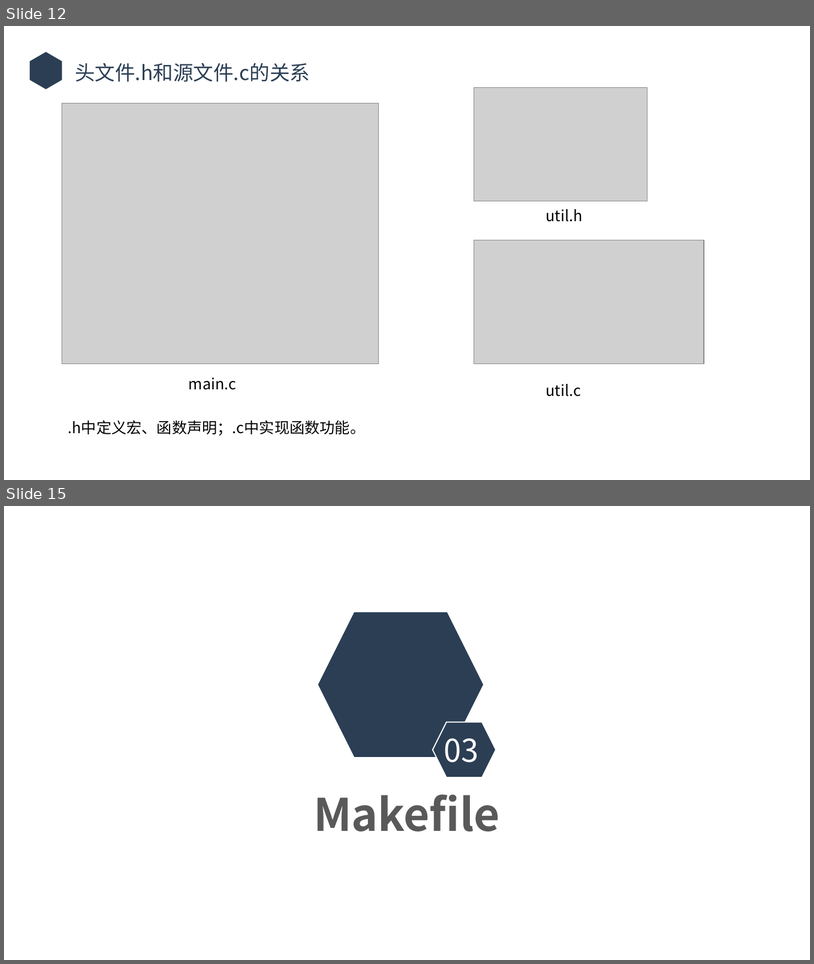
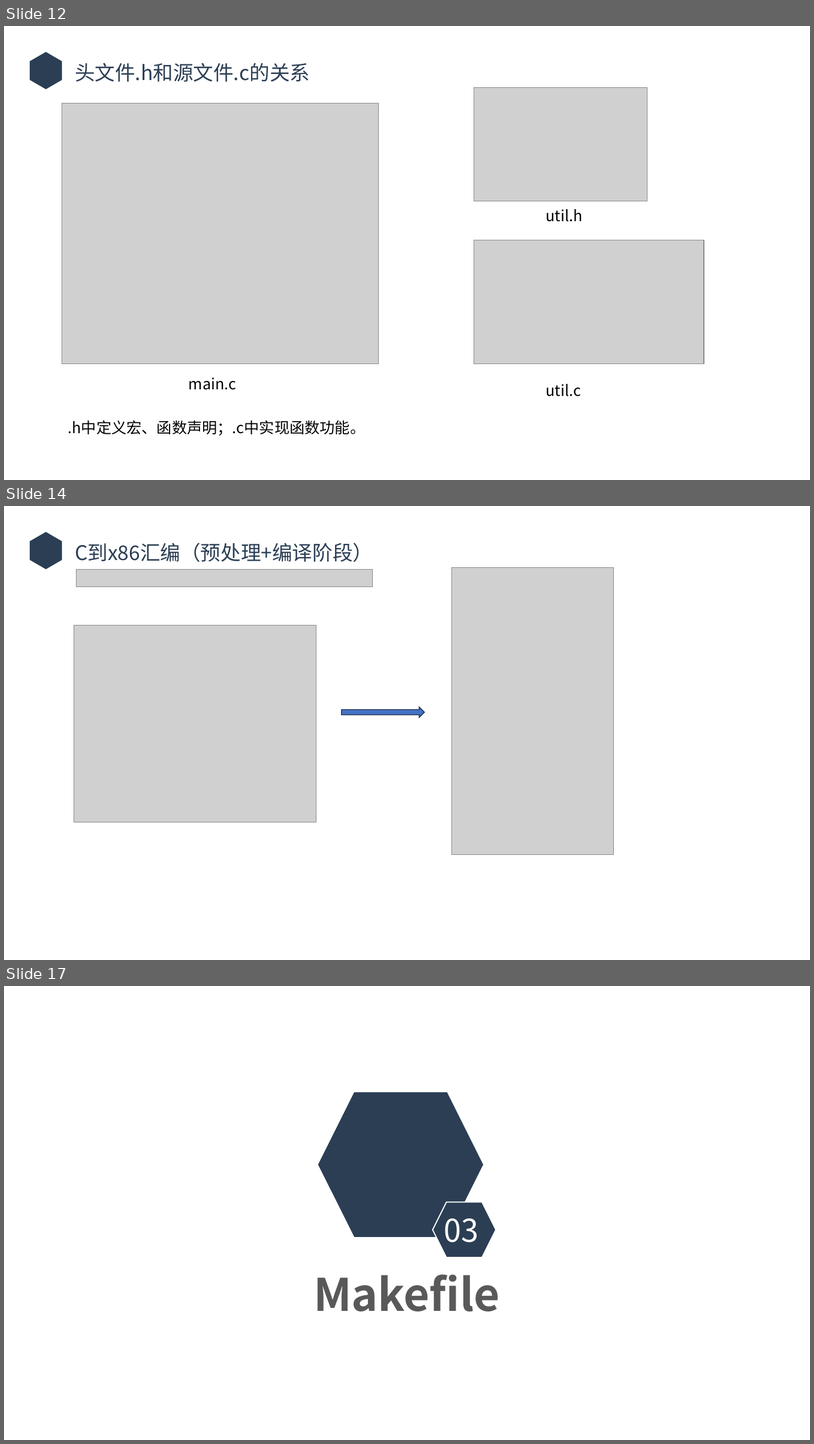
Before and after one commit to Raventhatfly/Raventhatfly.github.io, a slide deck: files/meta-teaching/Lecture2.pptx. Shown one above the other, each under a label of ours: slides 12 and 15 before the commit, slides 12, 14 and 17 after it; the slides between them are not shown. The pictures are 814x964 and 814x1444 pixels, drawn with LibreOffice and Linux fonts; fonts in the diff are those of the drawing; grey boxes stand for pictures; background and template pictures are left out. Boxes give left, top, right and bottom in pixels: in the first picture for what was removed or moved away, otherwise in the second. Text is boxed around its words. In the diff, an @@ line names an element or a change of style, - is before the commit and + after.

```diff
--- a/files/meta-teaching/Lecture2.pptx
+++ b/files/meta-teaching/Lecture2.pptx
@@ slide 14 added at [4,506,810,960], background picture (left out) @@
@@ freeform shape added at [30,532,62,570], fill #2B3E54 @@
@@ text added at [75,543,373,562], 24 pt, text #2B3E54 @@
+C到x86汇编（预处理+编译阶段）
@@ picture added at [77,569,373,586] @@
@@ picture added at [452,568,614,855] @@
@@ picture added at [74,625,316,822] @@
@@ right arrow added at [342,707,425,717], fill #4472C4, outline #1E3256 1 pt @@
@@ what was slide 15 is now slide 17 @@
```
Also in this commit, not shown: 4 slides changed, 1 other slide added, 23 other files.
